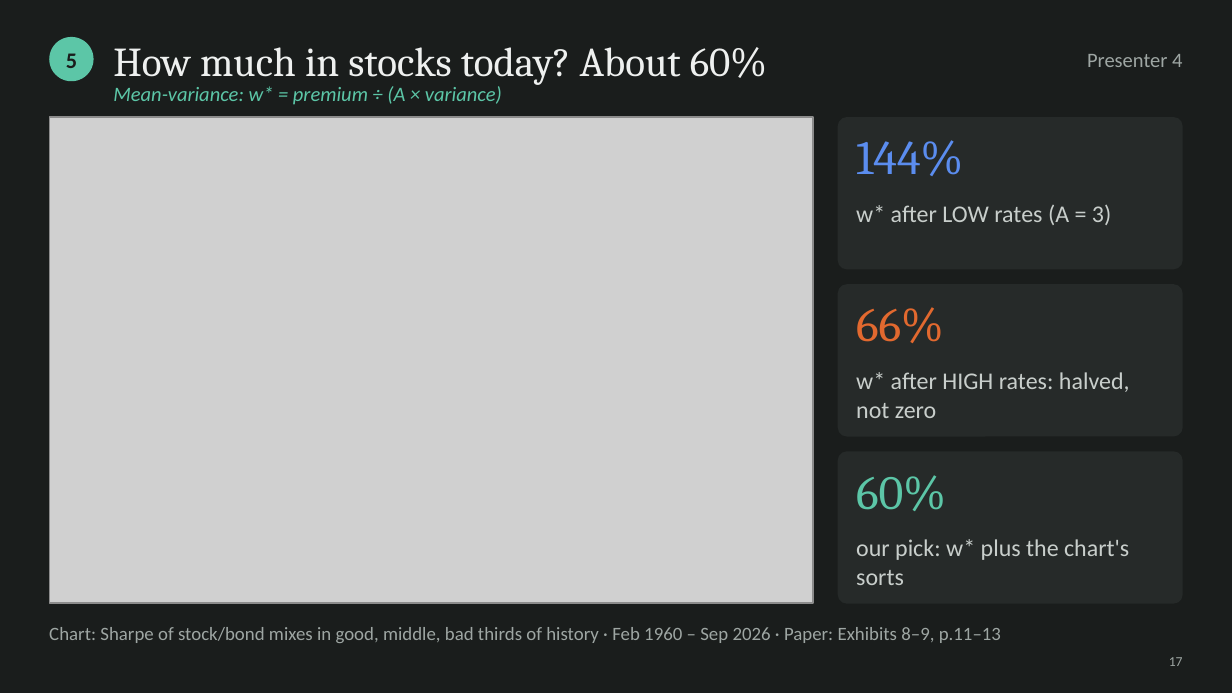
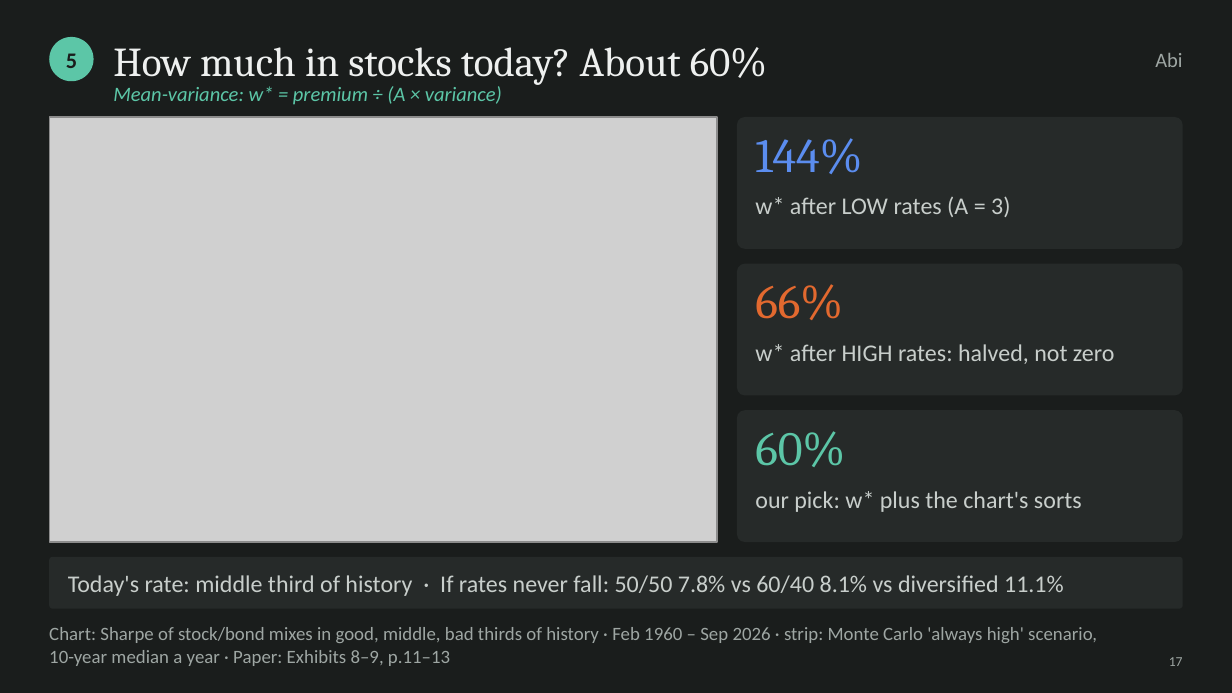
Before and after one commit to cyee02/MQF, a slide deck: slide 17 of QF600/Final Assignment/04 - Presentation Slides Group 6.pptx. Drawn at 1232x693 pixels with LibreOffice and Linux fonts; fonts in the diff are those of the drawing; grey boxes stand for pictures. Boxes give left, top, right and bottom in pixels: in the first picture for what was removed or moved away, otherwise in the second. Text is boxed around its words. In the diff, an @@ line names an element or a change of style, - is before the commit and + after.

```diff
--- a/QF600/Final Assignment/04 - Presentation Slides Group 6.pptx
+++ b/QF600/Final Assignment/04 - Presentation Slides Group 6.pptx
@@ text at <box>1155,53,1182,67</box>: text changed @@
-Presenter 4
+Abi
@@ picture: place and size @@
-picture at <box>49,117,813,604</box>
+picture at <box>49,117,717,542</box>
@@ rounded rectangle: place and size @@
-rounded rectangle at <box>838,117,1183,270</box>
+rounded rectangle at <box>737,117,1183,249</box>
@@ text "144%": place and size @@
-text "144%" at <box>856,140,963,176</box>
+text "144%" at <box>755,138,862,174</box>
@@ text "w* after LOW rates (A ...": place and size @@
-text "w* after LOW rates (A ..." at <box>856,204,1111,225</box>
+text "w* after LOW rates (A ..." at <box>755,196,1010,217</box>
@@ rounded rectangle: place and size @@
-rounded rectangle at <box>838,285,1183,437</box>
+rounded rectangle at <box>737,264,1183,395</box>
@@ text "66%": place and size @@
-text "66%" at <box>856,307,944,343</box>
+text "66%" at <box>755,284,843,320</box>
@@ text "w* after HIGH rates: halved, ..." rewrapped from <box>856,372,1130,418</box> to <box>755,344,1114,364</box> @@
@@ rounded rectangle: place and size @@
-rounded rectangle at <box>838,451,1183,604</box>
+rounded rectangle at <box>737,410,1183,542</box>
@@ text "60%": place and size @@
-text "60%" at <box>856,475,946,511</box>
+text "60%" at <box>755,431,845,467</box>
@@ text "our pick: w* plus the ..." rewrapped from <box>856,539,1129,585</box> to <box>755,491,1082,512</box> @@
@@ rounded rectangle added at <box>49,557,1183,609</box>, fill #262A29 @@
@@ text added at <box>68,575,1064,596</box>, 14 pt, text #C8CECB @@
+Today's rate: middle third of history · If rates never fall: 50/50 7.8% vs 60/40 8.1% vs diversified 11.1%
@@ text at <box>49,627,1097,666</box>: text changed @@
-Chart: Sharpe of stock/bond mixes in good, middle, bad thirds of history · Feb 1960 – Sep 2026 · Paper: Exhibits 8–9, p.11–13
+Chart: Sharpe of stock/bond mixes in good, middle, bad thirds of history · Feb 1960 – Sep 2026 · strip: Monte Carlo 'always high' scenario, 10-year median a year · Paper: Exhibits 8–9, p.11–13
```
Also in this commit, not shown: 25 other slides changed, 1 slide added, 10 other files.
